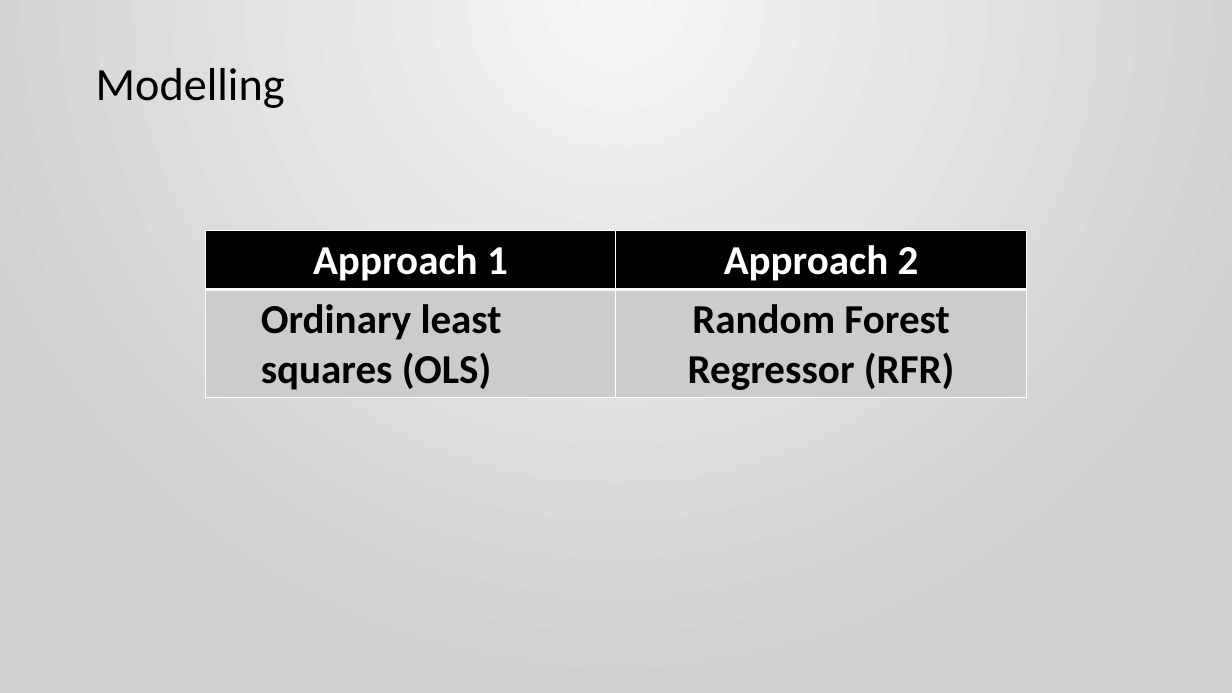
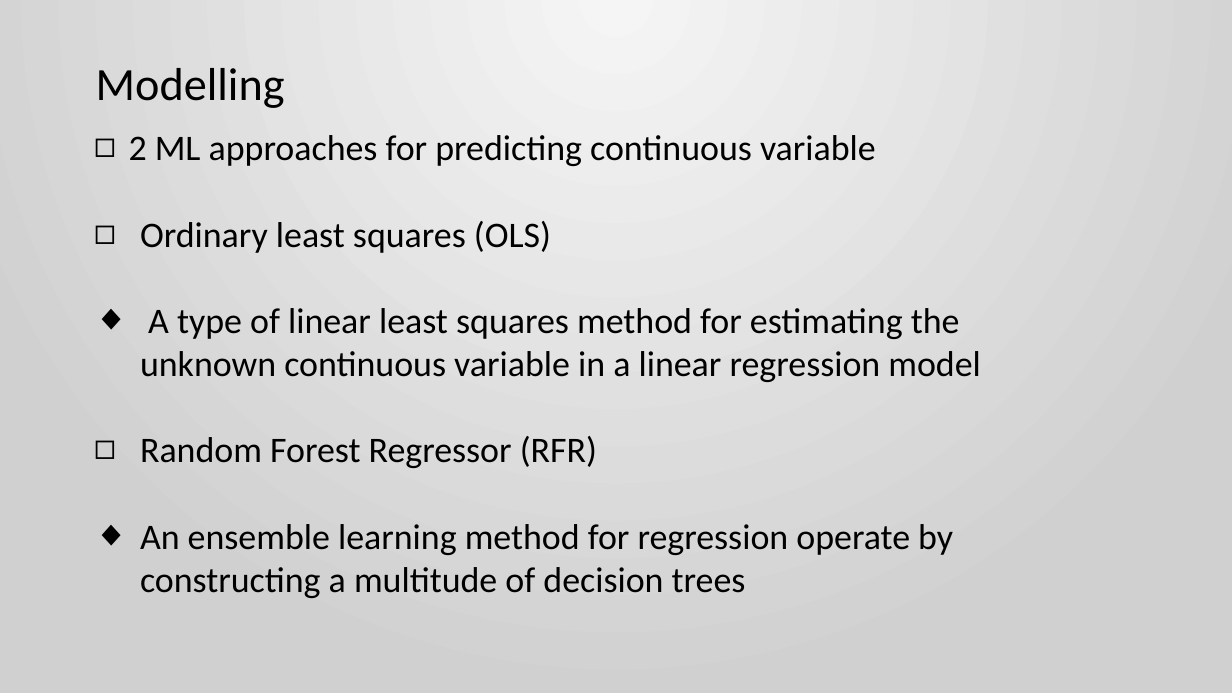
Before and after one commit to ronald55699/Capstone-2, a slide deck: slide 11 of Report/Capstone 2 Presentation.pptx (slide 9 before the commit). Drawn at 1232x693 pixels with LibreOffice and Linux fonts; fonts in the diff are those of the drawing. Boxes give left, top, right and bottom in pixels: in the first picture for what was removed or moved away, otherwise in the second. Text is boxed around its words. In the diff, an @@ line names an element or a change of style, - is before the commit and + after.

```diff
--- a/Report/Capstone 2 Presentation.pptx
+++ b/Report/Capstone 2 Presentation.pptx
@@ text added at box(129, 135, 981, 598), 28 pt, text #000000 @@
+◻ 2 ML approaches for predicting continuous variable
+◻ Ordinary least squares (OLS)
+◆ A type of linear least squares method for estimating the unknown continuous variable in a linear regression model
+◻ Random Forest Regressor (RFR)
+◆ An ensemble learning method for regression operate by constructing a multitude of decision trees
@@ table removed at box(205, 231, 1026, 397), 2 rows, 2 columns @@
-Approach 1 | Approach 2
-Ordinary least squares (OLS) | Random Forest Regressor (RFR)
```
Also in this commit, not shown: 3 other slides changed, 5 slides added, 1 other file.
